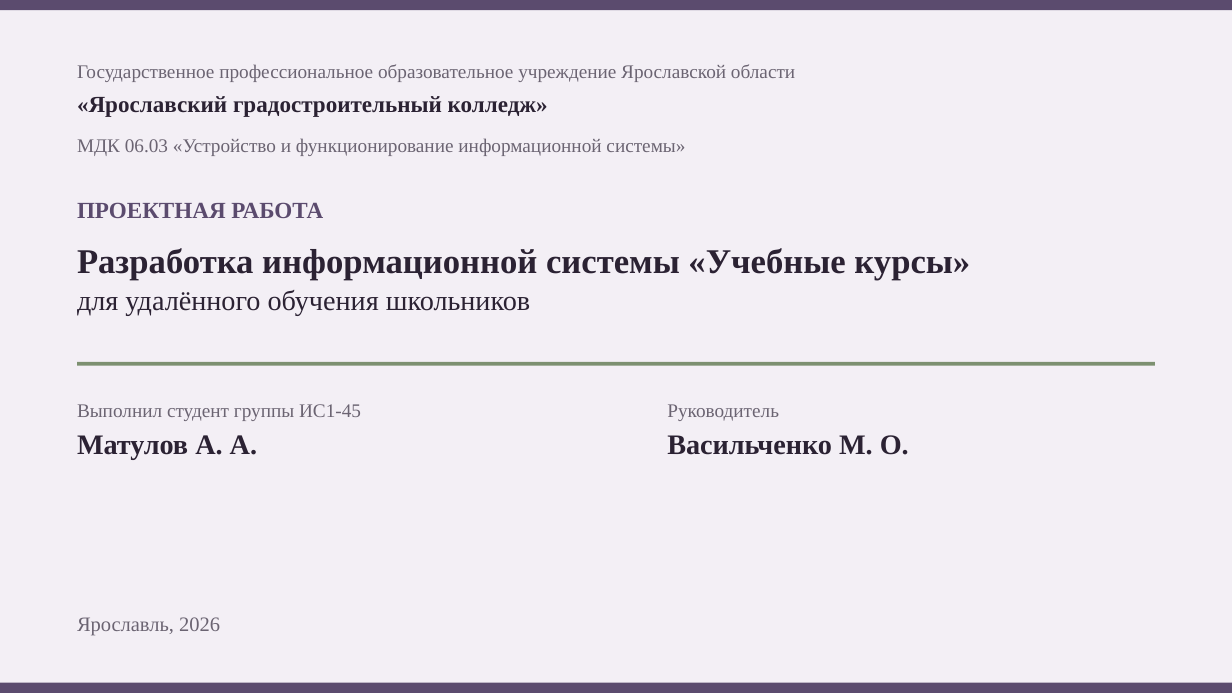
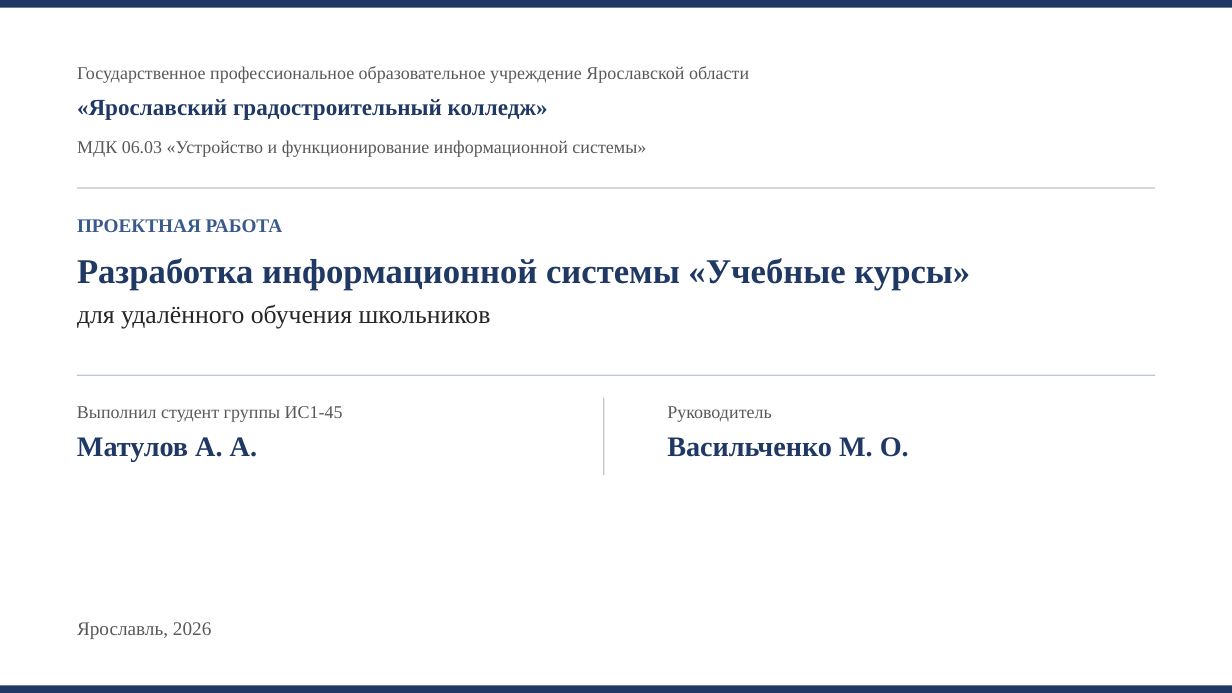
Before and after one commit to CoBa-3325/up03-uchebnye-kursy, a slide deck: slide 1 of Презентация к защите.pptx. Drawn at 1232x693 pixels with LibreOffice and Linux fonts; fonts in the diff are those of the drawing. Boxes give left, top, right and bottom in pixels: in the first picture for what was removed or moved away, otherwise in the second. Text is boxed around its words. In the diff, an @@ line names an element or a change of style, - is before the commit and + after.

```diff
--- a/Презентация к защите.pptx
+++ b/Презентация к защите.pptx
@@ rectangle at (0, 0, 1232, 7): fill #5B4B6E to #1F3864 @@
@@ rectangle removed at (0, 0, 1232, 693) @@
@@ rectangle added at (77, 188, 1155, 189), fill #BFC7D1 @@
@@ text "ПРОЕКТНАЯ РАБОТА": place and size @@
-text "ПРОЕКТНАЯ РАБОТА" at (77, 202, 323, 218)
+text "ПРОЕКТНАЯ РАБОТА" at (77, 219, 283, 232)
@@ text "ПРОЕКТНАЯ РАБОТА" at (77, 219, 283, 232): size 18 to 15 pt, text colour #5B4B6E to #3A5A8C @@
@@ text "Разработка информационной системы «Учебные курсы»": place and size @@
-text "Разработка информационной системы «Учебные курсы»" at (77, 248, 970, 279)
+text "Разработка информационной системы «Учебные курсы»" at (77, 258, 970, 290)
@@ text "для удалённого обучения школьников": place and size @@
-text "для удалённого обучения школьников" at (77, 290, 530, 315)
+text "для удалённого обучения школьников" at (77, 304, 491, 328)
@@ text "для удалённого обучения школьников" at (77, 304, 491, 328): size 22 to 20 pt, text colour #2B2233 to #262626 @@
@@ rectangle: place and size @@
-rectangle at (77, 362, 1155, 366)
+rectangle at (77, 375, 1155, 376)
@@ rectangle at (77, 375, 1155, 376): fill #7C9070 to #BFC7D1 @@
@@ rectangle added at (604, 398, 604, 475), fill #BFC7D1 @@
@@ size 15 to 14 pt, text colour #6B6472 to #595959 in 4 elements at (77, 66, 749, 83), (77, 140, 646, 157), (77, 406, 343, 422), (667, 406, 771, 422) @@
@@ text colour #2B2233 to #1F3864 in 4 elements at (77, 99, 548, 120), (77, 258, 970, 290), (77, 437, 257, 462), (667, 437, 909, 457) @@
@@ text "Ярославль, 2026" at (77, 622, 211, 639): size 16 to 15 pt, text colour #6B6472 to #595959 @@
@@ rectangle at (0, 686, 1232, 693): fill #5B4B6E to #1F3864 @@
```
Also in this commit, not shown: 8 other slides changed.
